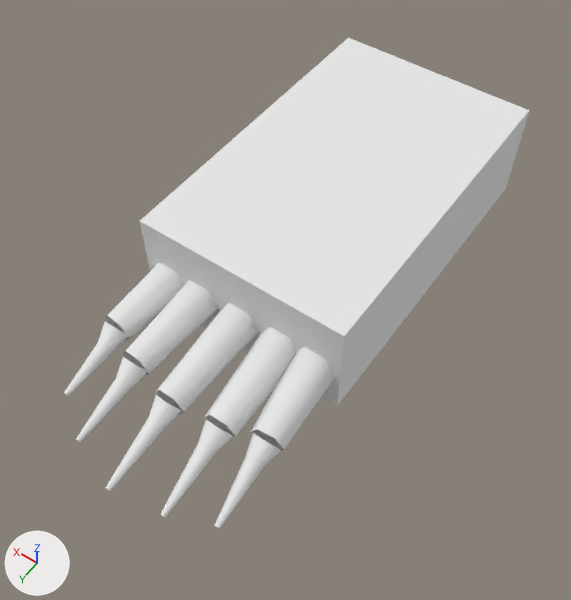
An edit to the OBJ model assets/models/sasquatch_foot.obj, drawn before and after from the same camera.
Camera for both pictures: a 50 mm camera at (-0.312, 0.528, 0.687) aimed at (-0.017, 0.114, 0.037). The lights are fixed; the arrows at lower left show +X, +Y and +Z. The picture after the commit comes second. Where no turn or scale is listed for an object, it has been applied to the vertices. Vertices at exactly the same position are counted once.

The first picture shows 'sasquatch_foot'.
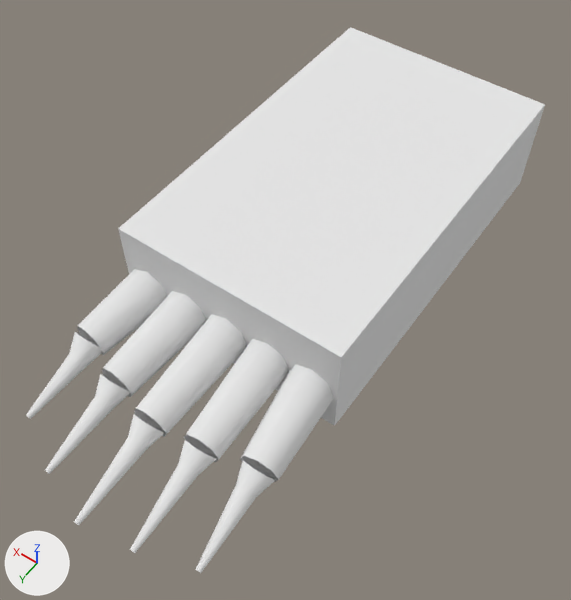
Edits to the bpy script that builds the scene:
```text
Change me_sasquatch_foot:
    used by ob_sasquatch_foot; location = (0.0, 0.0, 0.0)
    remove me_sasquatch_foot.from_pydata(...)  # 158 vertices, 96 faces; spans x -0.12..0.12, y -0.21..0.371, z 0.0..0.12
    add me_sasquatch_foot.from_pydata(...)  # 208 vertices, 126 faces; spans x -0.13..0.13, y -0.23..0.411, z 0.0..0.12
    me_sasquatch_foot part 1: a new loose piece, a box spanning x -0.13..0.13, y -0.23..0.19, z 0.0..0.12, in mat_fur (white #e7e7e7)
    me_sasquatch_foot part 2: the loose piece of 18 vertices spanning x 0.039..0.071, y 0.259..0.351, z 0.007..0.052 is rebuilt with 24 vertices and now spans x 0.037..0.073, y 0.284..0.391, z 0.007..0.056
    me_sasquatch_foot part 3: the loose piece of 18 vertices spanning x -0.016..0.016, y 0.273..0.371, z 0.007..0.052 is rebuilt with 24 vertices and now spans x -0.018..0.018, y 0.298..0.411, z 0.007..0.056
    me_sasquatch_foot part 4: the loose piece of 18 vertices spanning x -0.071..-0.039, y 0.266..0.361, z 0.007..0.052 is rebuilt with 24 vertices and now spans x -0.073..-0.037, y 0.291..0.401, z 0.007..0.056
    me_sasquatch_foot part 5: the loose piece of 12 vertices spanning x 0.066..0.117, y 0.156..0.247, z 0.024..0.071 is rebuilt with 16 vertices and now spans x 0.074..0.13, y 0.176..0.274, z 0.02..0.076
    me_sasquatch_foot part 6: the loose piece of 12 vertices spanning x 0.026..0.074, y 0.157..0.267, z 0.024..0.071 is rebuilt with 16 vertices and now spans x 0.024..0.076, y 0.177..0.294, z 0.02..0.076
    me_sasquatch_foot part 7: the loose piece of 12 vertices spanning x -0.024..0.024, y 0.158..0.28, z 0.024..0.071 is rebuilt with 16 vertices and now spans x -0.026..0.026, y 0.178..0.308, z 0.02..0.076
    me_sasquatch_foot part 8: the loose piece of 12 vertices spanning x -0.074..-0.026, y 0.158..0.274, z 0.024..0.071 is rebuilt with 16 vertices and now spans x -0.076..-0.024, y 0.178..0.301, z 0.02..0.076
    me_sasquatch_foot part 9: the loose piece of 12 vertices spanning x -0.117..-0.066, y 0.157..0.26, z 0.024..0.071 is rebuilt with 16 vertices and now spans x -0.13..-0.074, y 0.176..0.288, z 0.02..0.076
    me_sasquatch_foot part 10: a new loose piece of 24 vertices spanning x -0.128..-0.092, y 0.277..0.381, z 0.007..0.056, in mat_claw (white #e7e7e7)
    me_sasquatch_foot part 11: a new loose piece of 24 vertices spanning x 0.092..0.128, y 0.263..0.361, z 0.007..0.056, in mat_claw (white #e7e7e7)
    me_sasquatch_foot part 12
    18 vertices are removed from x -0.115..-0.083, y 0.252..0.341, z 0.007..0.052
    12 faces are deleted
    me_sasquatch_foot part 13
    18 vertices are removed from x 0.083..0.115, y 0.238..0.321, z 0.007..0.052
    12 faces are deleted
    other edits to the shape of me_sasquatch_foot do not show in these pictures
```

Pixel boxes (x1, y1, x2, y2) of what changed, in the pictures (571 x 600 px):
'sasquatch_foot', reshaped (12% wider, 11% taller)
    before: (64, 38, 529, 529)
    after: (26, 27, 545, 573)
part 1 of me_sasquatch_foot, added
    after: (118, 27, 545, 426)
part 2 of me_sasquatch_foot, rebuilt (18% wider, 16% taller)
    before: (76, 356, 148, 442)
    after: (45, 374, 130, 474)
part 3 of me_sasquatch_foot, rebuilt (18% wider, 15% taller)
    before: (105, 394, 182, 491)
    after: (74, 413, 165, 525)
part 4 of me_sasquatch_foot, rebuilt (19% wider, 16% taller)
    before: (160, 418, 233, 517)
    after: (130, 438, 217, 553)
part 5 of me_sasquatch_foot, rebuilt (15% wider, 13% taller)
    before: (106, 263, 184, 340)
    after: (77, 269, 167, 356)
part 6 of me_sasquatch_foot, rebuilt (9% wider, 10% taller)
    before: (123, 280, 218, 376)
    after: (102, 291, 206, 397)
part 7 of me_sasquatch_foot, rebuilt (10% wider, 11% taller)
    before: (155, 303, 258, 414)
    after: (134, 314, 247, 437)
part 8 of me_sasquatch_foot, rebuilt (13% wider, 12% taller)
    before: (204, 327, 297, 437)
    after: (184, 339, 289, 462)
part 9 of me_sasquatch_foot, rebuilt (12% wider, 13% taller)
    before: (251, 347, 335, 450)
    after: (240, 365, 334, 482)
part 10 of me_sasquatch_foot, added
    after: (195, 459, 275, 573)
part 11 of me_sasquatch_foot, added
    after: (26, 332, 103, 419)
part 12 of me_sasquatch_foot, deleted
    before: (214, 432, 281, 529)
part 13 of me_sasquatch_foot, deleted
    before: (64, 321, 128, 396)
